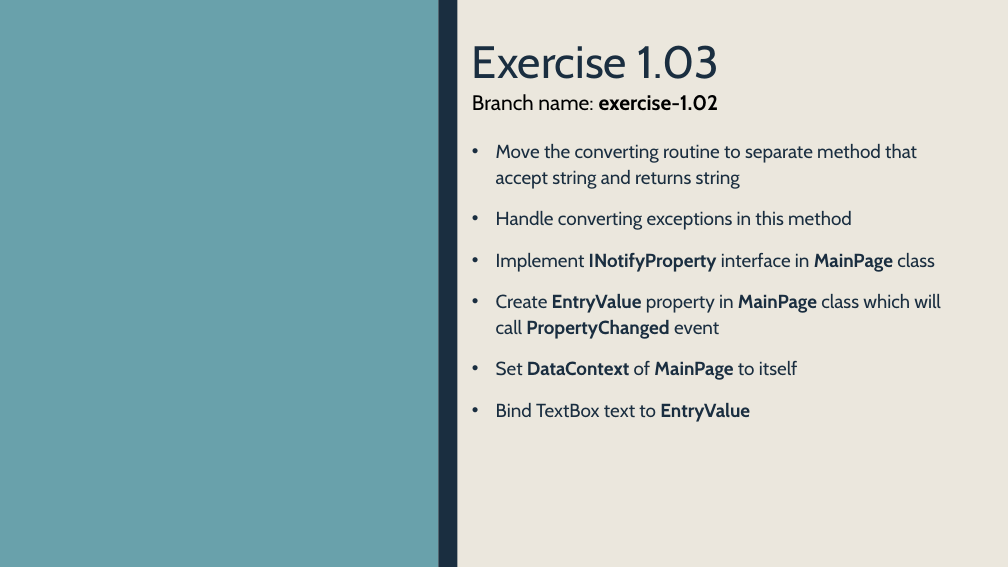
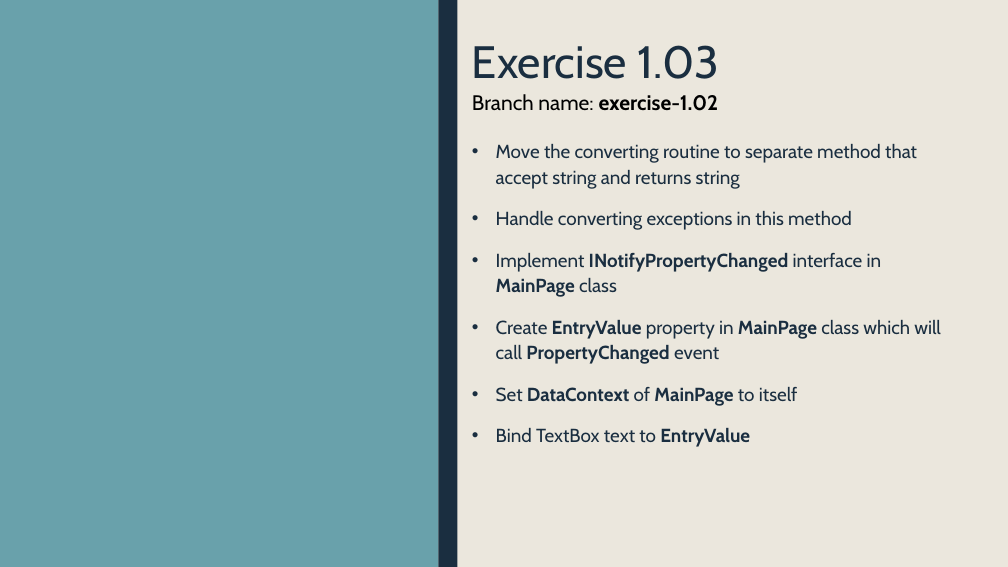
Before and after one commit to krajniak/PumConverter, a slide deck: slide 4 of exercises.pptx. Drawn at 1008x567 pixels with LibreOffice and Linux fonts; fonts in the diff are those of the drawing. Boxes give left, top, right and bottom in pixels: in the first picture for what was removed or moved away, otherwise in the second. Text is boxed around its words. In the diff, an @@ line names an element or a change of style, - is before the commit and + after.

```diff
--- a/exercises.pptx
+++ b/exercises.pptx
@@ text at [496,253,882,297]: text changed; bold on @@
-• Implement INotifyProperty interface in MainPage class
+• Implement INotifyPropertyChanged interface in MainPage class
```
Also in this commit, not shown: 1 slide added, 2 other files.
